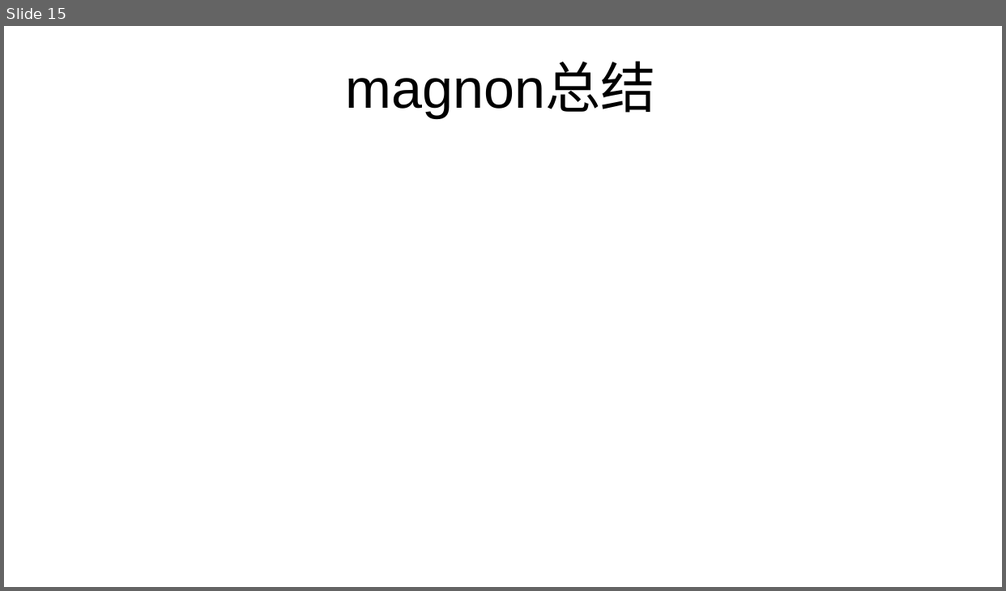
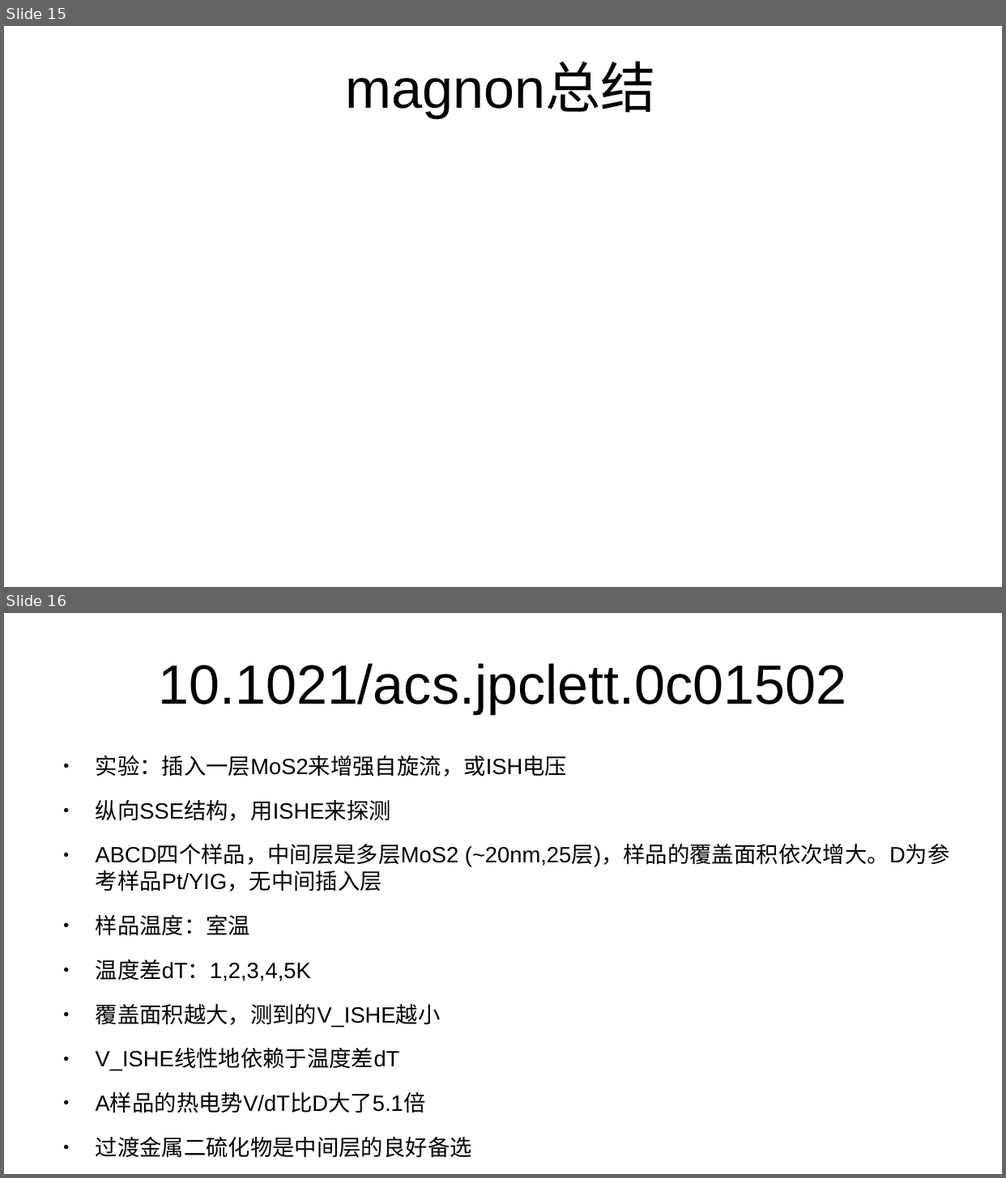
Before and after one commit to GoldenRaven/reference_reading, a slide deck: magnon.odp. Shown one above the other, each under a label of ours: slide 15 before the commit, slides 15 and 16 after it. The pictures are 1006x591 and 1006x1178 pixels, drawn with LibreOffice and Linux fonts; fonts in the diff are those of the drawing. Boxes give left, top, right and bottom in pixels: in the first picture for what was removed or moved away, otherwise in the second. Text is boxed around its words. In the diff, an @@ line names an element or a change of style, - is before the commit and + after.

```diff
--- a/magnon.odp
+++ b/magnon.odp
@@ slide 16 added at [4,613,1002,1174], background #FFFFFF @@
@@ title added at [158,663,846,714], 44 pt, text #000000 @@
+10.1021/acs.jpclett.0c01502
@@ text added at [96,756,950,1158], 17.6 pt, text #000000 @@
+● 实验：插入一层MoS2来增强自旋流，或ISH电压
+● 纵向SSE结构，用ISHE来探测
+● ABCD四个样品，中间层是多层MoS2 (~20nm,25层)，样品的覆盖面积依次增大。D为参考样品Pt/YIG，无中间插入层
+● 样品温度：室温
+● 温度差dT：1,2,3,4,5K
+● 覆盖面积越大，测到的V_ISHE越小
+● V_ISHE线性地依赖于温度差dT
+● A样品的热电势V/dT比D大了5.1倍
+● 过渡金属二硫化物是中间层的良好备选
```
Also in this commit, not shown: 1 slide changed.
